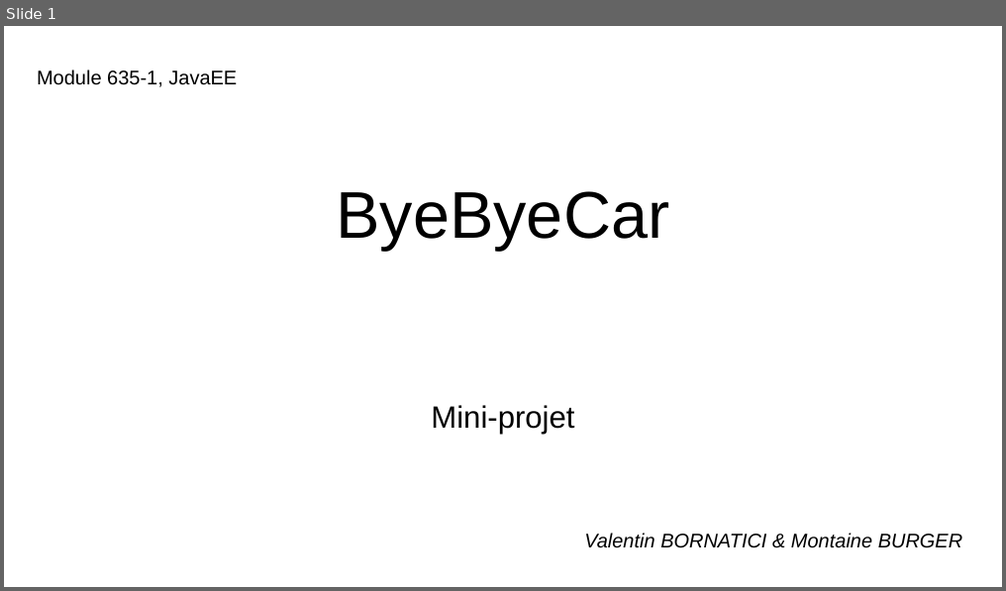
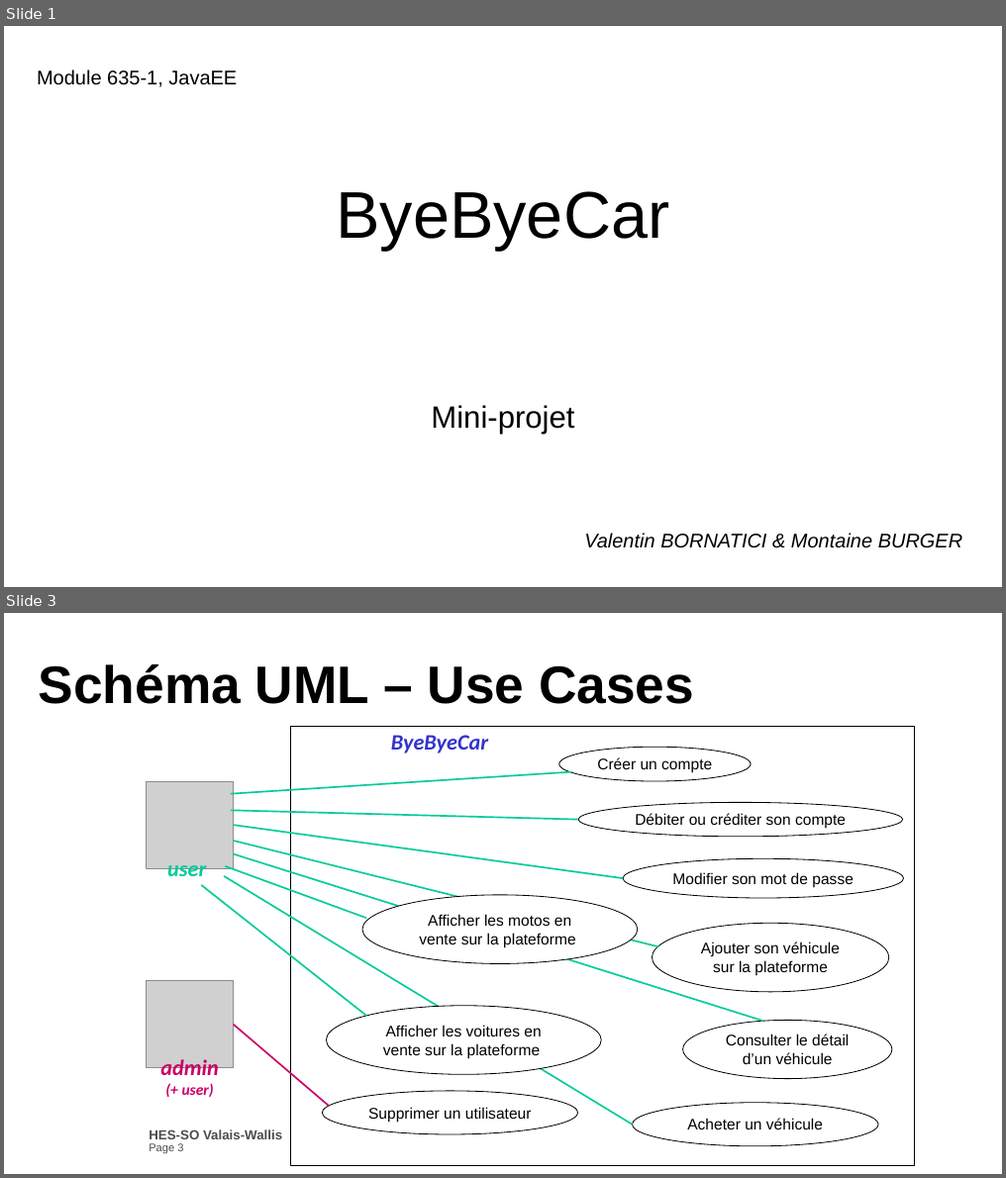
Before and after one commit to Bornatch/JavaEE_MiniProjet, a slide deck: Montaine_Valentin_ByeByeCar.pptx. Shown one above the other, each under a label of ours: slide 1 before the commit, slides 1 and 3 after it; the slides between them are not shown. The pictures are 1006x591 and 1006x1178 pixels, drawn with LibreOffice and Linux fonts; fonts in the diff are those of the drawing; grey boxes stand for pictures; background and template pictures are left out. Boxes give left, top, right and bottom in pixels: in the first picture for what was removed or moved away, otherwise in the second. Text is boxed around its words. In the diff, an @@ line names an element or a change of style, - is before the commit and + after.

```diff
--- a/Montaine_Valentin_ByeByeCar.pptx
+++ b/Montaine_Valentin_ByeByeCar.pptx
@@ slide 3 added at bbox=[4, 613, 1002, 1174], background #FFFFFF @@
@@ text added at bbox=[39, 664, 694, 704], 48 pt, text #000000, bold @@
+Schéma UML – Use Cases
@@ rectangle added at bbox=[291, 726, 914, 1165], fill #FFFFFF, outline #000000 0.75 pt @@
@@ text added at bbox=[391, 735, 488, 754], 20 pt, text #3333CC, bold, italic @@
+ByeByeCar
@@ ellipse added at bbox=[559, 747, 750, 781], fill #FFFFFF, outline #000000 0.75 pt, 14 pt, text #000000 @@
+Créer un compte
@@ picture added at bbox=[147, 781, 234, 868] @@
@@ line added from (231, 793) to (572, 772), #00CC99 1.5 pt @@
@@ line added from (231, 810) to (578, 820), #00CC99 1.5 pt @@
@@ ellipse added at bbox=[578, 802, 902, 837], fill #FFFFFF, outline #000000 0.75 pt, 14 pt, text #000000 @@
+Débiter ou créditer son compte
@@ line added from (234, 825) to (624, 878), #00CC99 1.5 pt @@
@@ line added from (234, 841) to (659, 948), #00CC99 1.5 pt @@
@@ text added at bbox=[167, 865, 206, 882], 20 pt, text #00CC99, bold, italic @@
+user
@@ line added from (224, 876) to (632, 1125), #00CC99 1.5 pt @@
@@ line added from (225, 866) to (366, 918), #00CC99 1.5 pt @@
@@ line added from (233, 854) to (763, 1021), #00CC99 1.5 pt @@
@@ ellipse added at bbox=[624, 859, 904, 898], fill #FFFFFF, outline #000000 0.75 pt, 14 pt, text #000000 @@
+Modifier son mot de passe
@@ line added from (201, 885) to (366, 1016), #00CC99 1.5 pt @@
@@ ellipse added at bbox=[362, 895, 638, 963], fill #FFFFFF, outline #000000 0.75 pt, 14 pt, text #000000 @@
+Afficher les motos en vente sur la plateforme
@@ ellipse added at bbox=[651, 924, 889, 992], fill #FFFFFF, outline #000000 0.75 pt, 14 pt, text #000000 @@
+Ajouter son véhicule sur la plateforme
@@ picture added at bbox=[147, 981, 234, 1068] @@
@@ line added from (234, 1025) to (329, 1106), #CC0066 1.5 pt @@
@@ ellipse added at bbox=[327, 1006, 601, 1074], fill #FFFFFF, outline #000000 0.75 pt, 14 pt, text #000000 @@
+Afficher les voitures en vente sur la plateforme
@@ ellipse added at bbox=[683, 1020, 892, 1078], fill #FFFFFF, outline #000000 0.75 pt, 14 pt, text #000000 @@
+Consulter le détail d’un véhicule
@@ text added at bbox=[160, 1059, 219, 1097], 14 pt, text #CC0066, bold, italic @@
+admin
+(+ user)
@@ ellipse added at bbox=[323, 1091, 578, 1135], fill #FFFFFF, outline #000000 0.75 pt, 14 pt, text #000000 @@
+Supprimer un utilisateur
@@ ellipse added at bbox=[632, 1102, 878, 1146], fill #FFFFFF, outline #000000 0.75 pt, 14 pt, text #000000 @@
+Acheter un véhicule
@@ text added at bbox=[149, 1130, 282, 1155], 12 pt, text #4C4C4C, bold @@
+HES-SO Valais-Wallis
+Page 3
```
Also in this commit, not shown: 1 slide changed, 1 other slide added, 1 other file.
